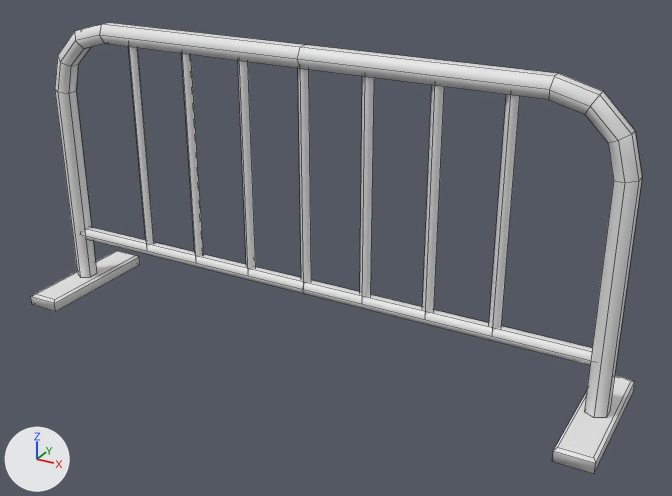
Renders of the FBX model client/Assets/Resources/Embeded/AssetObjects/Location/Zones/City/Source/Obstacle/PartOfObstacle/Fencing1/fbFencing1.fbx from each side of a commit.
Rendered twice from a camera (50 mm lens) standing at (1.31, -2.19, 1.44) and looking at (0.1, 0.0, 0.35). Every picture has the same lights, and +X, +Y and +Z are marked at lower left. Mesh edges are drawn as thin lines. Where no turn or scale is listed for an object, it has been applied to the vertices.

Names of what the first picture shows: 'Vert'.
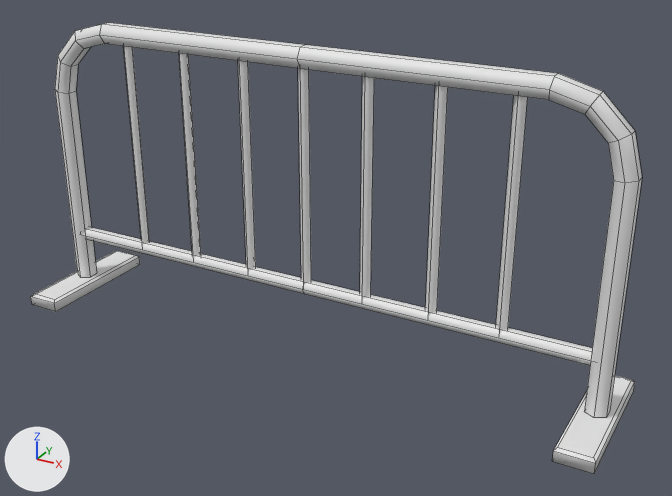
The edits, one by one:
me_vert_003 has 164 vertices, 120 faces and spans x -0.95..0.95, y -0.22..0.22, z 0.0..0.93.
me_vert_003 is used by ob_vert; location (0.0, 0.0, 0.0).
me_vert_003 part 1: the loose piece of 8 vertices spanning x 0.38..0.42, y -0.02..0.02, z 0.2..0.9 is moved by (0.01, 0.0, 0.0).
me_vert_003 part 2: the loose piece of 8 vertices spanning x 0.58..0.62, y -0.02..0.02, z 0.2..0.9 is moved by (0.02, 0.0, 0.0).
me_vert_003 part 3: the loose piece of 8 vertices spanning x -0.42..-0.38, y -0.02..0.02, z 0.2..0.9 is moved by (-0.01, 0.0, 0.0).
me_vert_003 part 4: the loose piece of 8 vertices spanning x -0.62..-0.58, y -0.02..0.02, z 0.2..0.9 is moved by (-0.02, 0.0, 0.0).

What differs and where, as boxes (x1, y1, x2, y2) in the pictures (672 x 496 px; the box of a moved part takes in the faces that stretch with it):
part 1 of me_vert_003, moved or reshaped
    before: (422, 85, 444, 316)
    after: (425, 86, 448, 317)
part 2 of me_vert_003, moved or reshaped
    before: (489, 94, 520, 333)
    after: (496, 96, 528, 334)
part 3 of me_vert_003, moved or reshaped
    before: (181, 53, 204, 259)
    after: (179, 53, 201, 259)
part 4 of me_vert_003, moved or reshaped
    before: (129, 47, 154, 247)
    after: (124, 46, 150, 246)
